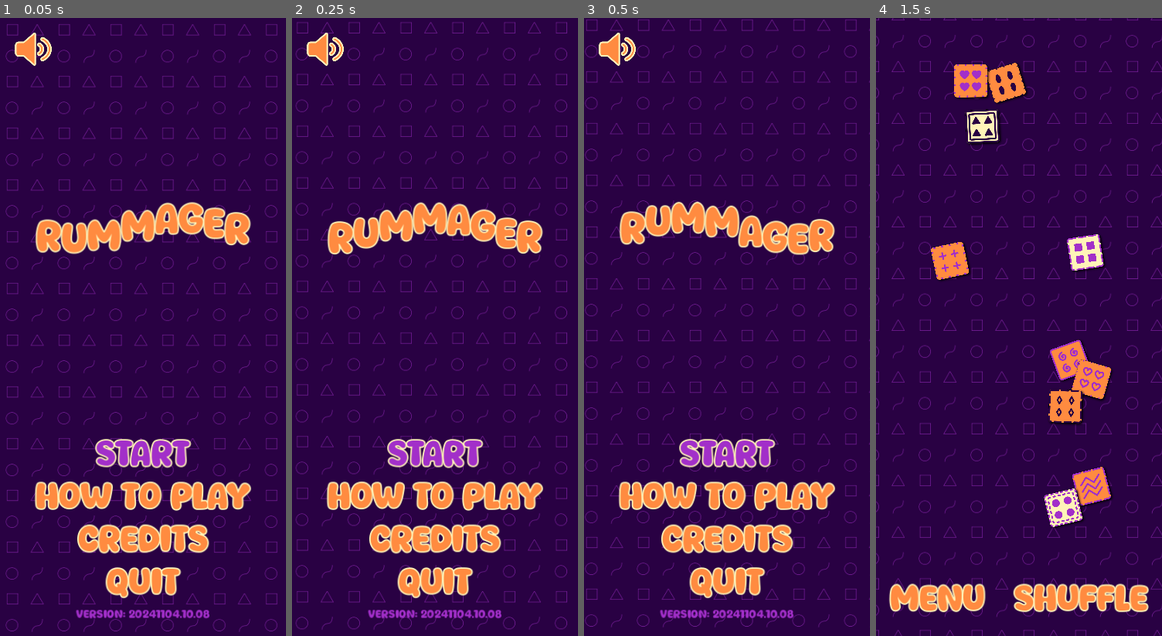
Above: before the commit, frames 1-4 (left to right).
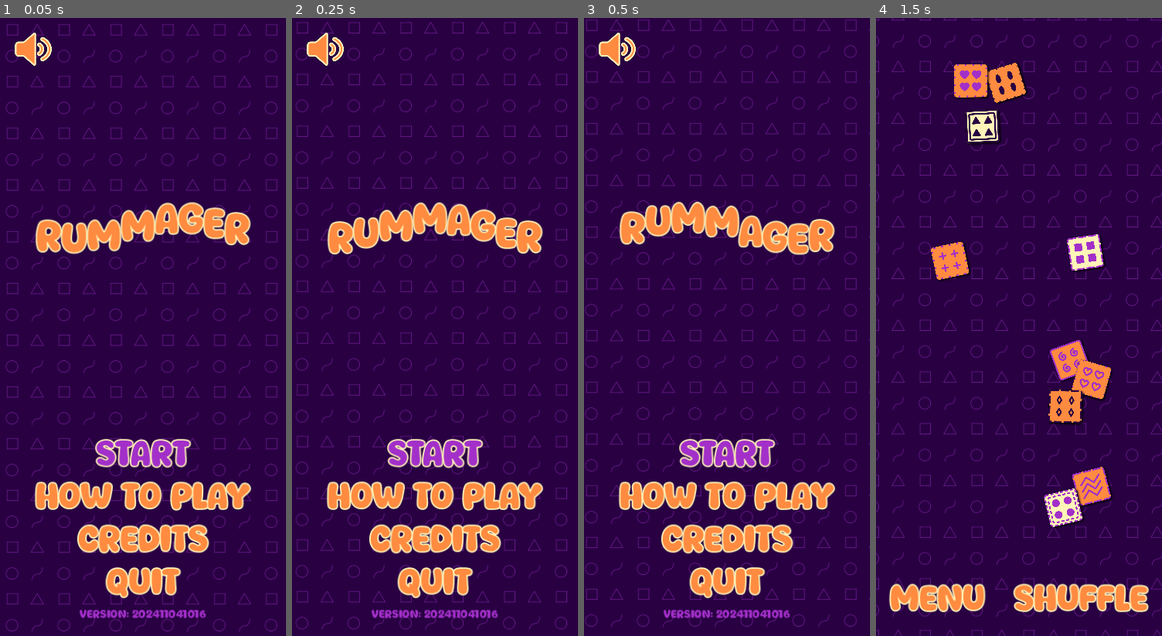
Above: after the commit, the same moments.

Repository: magopian/rummager
Game: Godot game, scene res://start_menu.tscn
The game is run twice, just before and just after one commit, with the same random seed, the same clock (stepped at 60 frames per second) and the same inputs.
Inputs:
- Up to frame 1 (0.05 s): no input
- Up to frame 2 (0.25 s): no input
- Up to frame 3 (0.5 s): no input
- Up to frame 4 (1.5 s): click "START" at 0.5 s; click "Let's go!" at 1.25 s

The runs differ from the first frame. In frame 1, 0.4% of the frame differs, in the area x 26-74%, y 95-98%; in frame 2, 0.4%; in frame 3, 0.4%; in frame 4, nothing differs.

Commit message:
Bump version number

Diff:
--- a/project.godot
+++ b/project.godot
@@ -11,7 +11,7 @@
 [application]
 
 config/name="Rummager"
-config/version="20241104.10.08"
+config/version="202411041016"
 run/main_scene="res://start_menu.tscn"
 config/features=PackedStringArray("4.3", "Mobile")
 boot_splash/image="res://assets/boot_splash.png"
Not shown, changed: export_presets.cfg
Not shown, changed: Makefile
